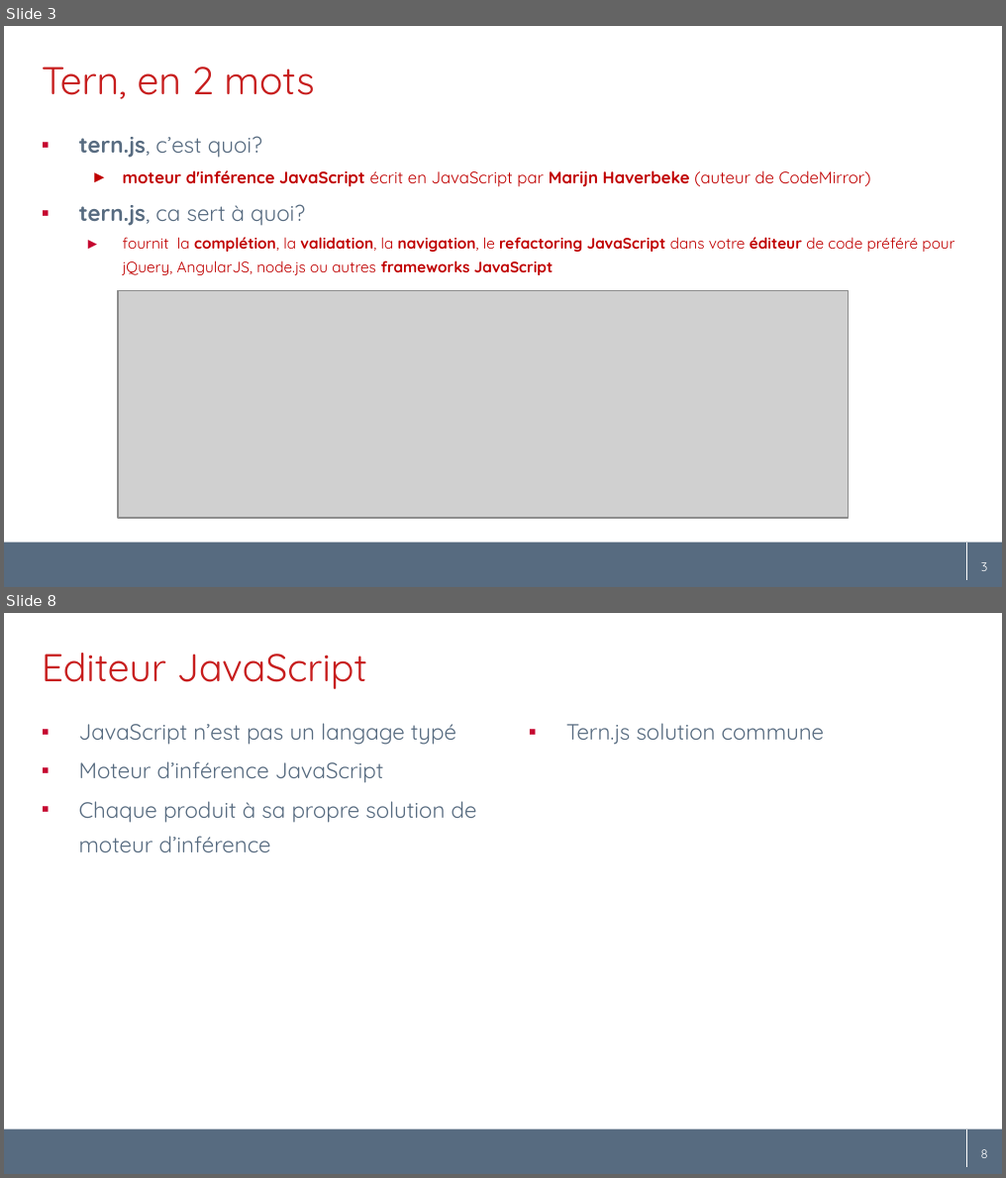
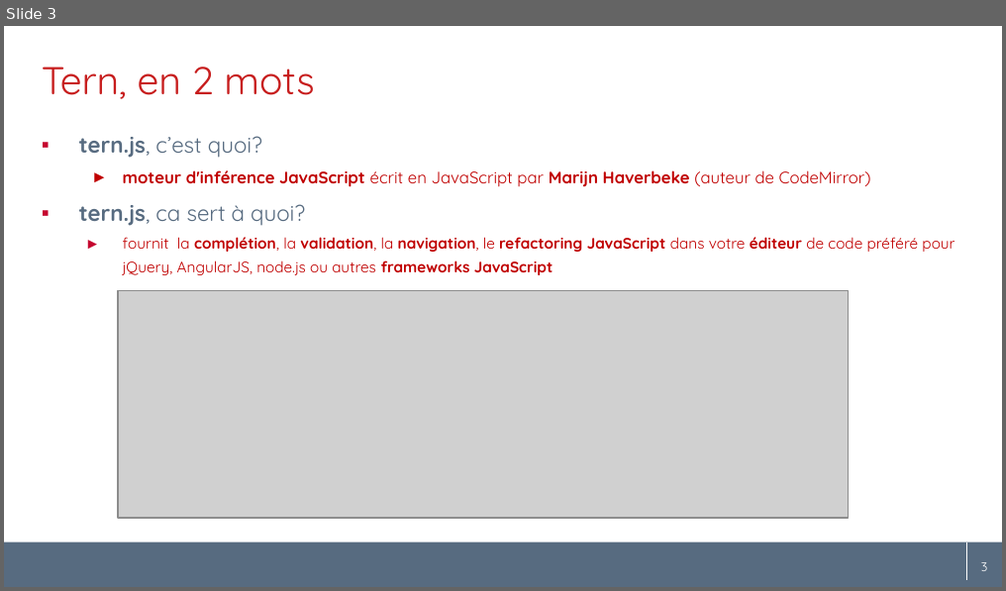
Before and after one commit to angelozerr/tern.java, a slide deck: docs/tern.java_fr.pptx. Shown one above the other, each under a label of ours: slides 3 and 8 before the commit, slide 3 after it; the slides between them are not shown. The pictures are 1006x1178 and 1006x591 pixels, drawn with LibreOffice and Linux fonts; fonts in the diff are those of the drawing; grey boxes stand for pictures; background and template pictures are left out. Boxes give left, top, right and bottom in pixels: in the first picture for what was removed or moved away, otherwise in the second. Text is boxed around its words. In the diff, an @@ line names an element or a change of style, - is before the commit and + after.

Commit message:
[docs] add tern-jug

```diff
--- a/docs/tern.java_fr.pptx
+++ b/docs/tern.java_fr.pptx
@@ slide 8 removed at (4,613,1002,1174), background #FFFFFF; not listed: 3 template elements that a slide beside it also shows @@
@@ title removed at (42,653,367,689) @@
-Editeur JavaScript
@@ text removed at (79,723,477,853) @@
-▪ JavaScript n’est pas un langage typé
-▪ Moteur d’inférence JavaScript
-▪ Chaque produit à sa propre solution de moteur d’inférence
@@ text removed at (566,723,825,745) @@
-▪ Tern.js solution commune
@@ page number removed at (963,1140,1002,1169) @@
-8
```
Also in this commit, not shown: 6 slides changed, 4 slides added, 3 other slides removed.
